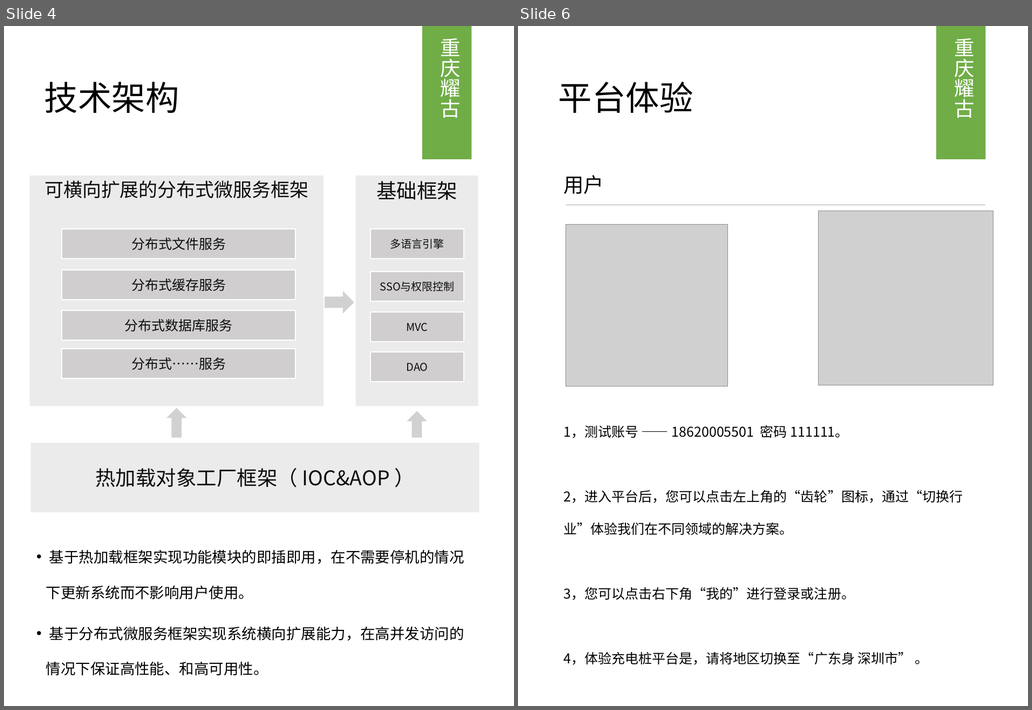
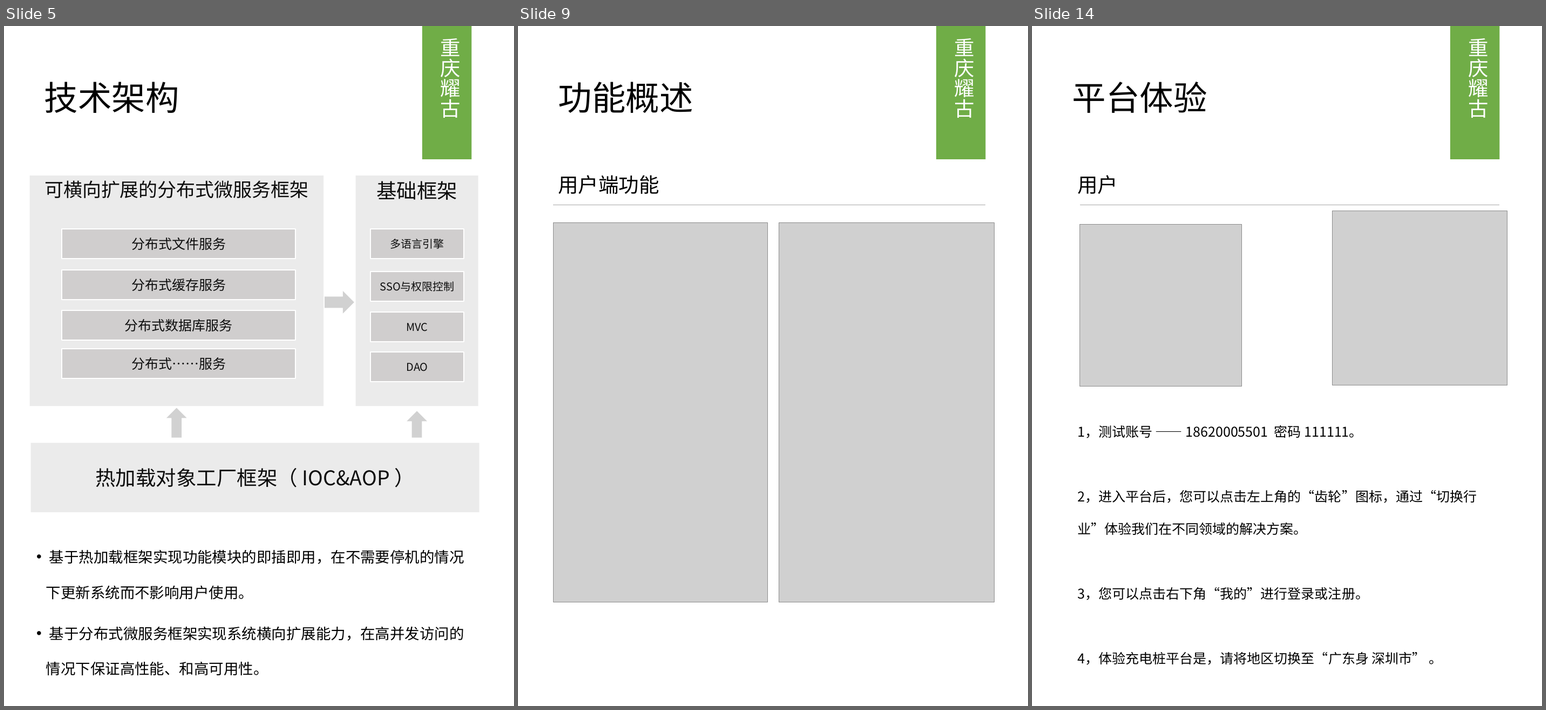
Before and after one commit to gugumall/JFramework, a slide deck: doc/IOT/可定制充电桩管理运营平台与通用物联网解决方案 - L.pptx. Shown side by side, each under a label of ours: slides 4 and 6 before the commit, slides 5, 9 and 14 after it; the slides between them are not shown. The pictures are 1032x710 and 1546x710 pixels, drawn with LibreOffice and Linux fonts; fonts in the diff are those of the drawing; grey boxes stand for pictures. Boxes give left, top, right and bottom in pixels: in the first picture for what was removed or moved away, otherwise in the second. Text is boxed around its words. In the diff, an @@ line names an element or a change of style, - is before the commit and + after.

Commit message:
更新一些功能

```diff
--- a/doc/IOT/可定制充电桩管理运营平台与通用物联网解决方案 - L.pptx
+++ b/doc/IOT/可定制充电桩管理运营平台与通用物联网解决方案 - L.pptx
@@ slide 9 added at bbox=[518, 26, 1028, 706], background #FFFFFF @@
@@ rectangle added at bbox=[936, 26, 986, 160], fill #70AD47 @@
@@ text added at bbox=[955, 38, 975, 118], 30 pt, text #FFFFFF @@
+重庆耀古
@@ text added at bbox=[558, 82, 694, 113], 50 pt, text #000000 @@
+功能概述
@@ text added at bbox=[558, 175, 659, 194], 30 pt, text #000000 @@
+用户端功能
@@ line added from (554, 205) to (986, 205), #A6A6A6 0.5 pt @@
@@ picture added at bbox=[554, 223, 768, 602] @@
@@ picture added at bbox=[779, 223, 995, 602] @@
@@ what was slide 4 is now slide 5 @@
@@ what was slide 6 is now slide 14 @@
```
Also in this commit, not shown: 2 slides changed, 7 other slides added, 40 other files.
